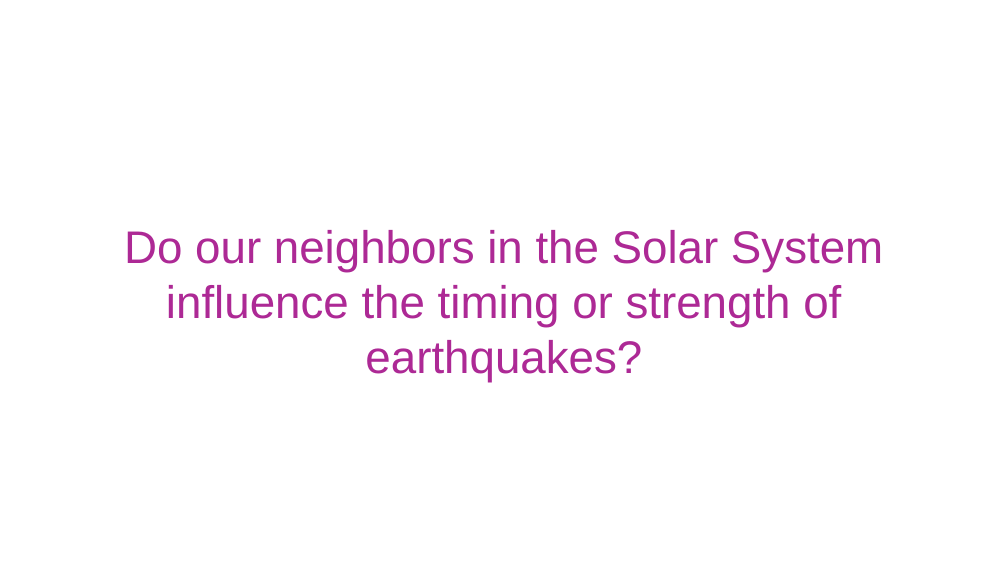
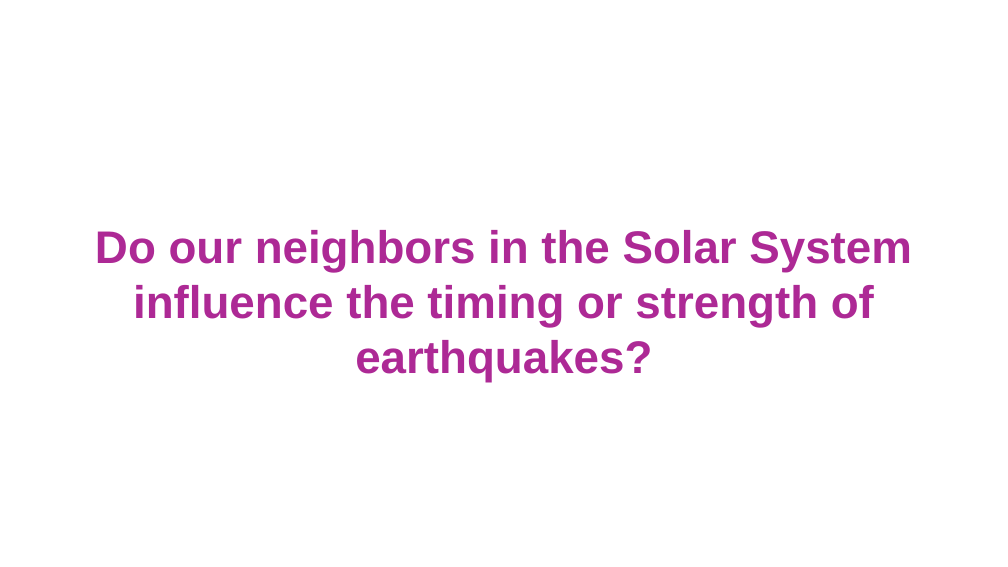
Before and after one commit to userCG86/DownToEarth, a slide deck: slide 1 of Presentation.pptx. Drawn at 1008x567 pixels with LibreOffice and Linux fonts; fonts in the diff are those of the drawing; background and template pictures are left out. Boxes give left, top, right and bottom in pixels: in the first picture for what was removed or moved away, otherwise in the second. Text is boxed around its words. In the diff, an @@ line names an element or a change of style, - is before the commit and + after.

```diff
--- a/Presentation.pptx
+++ b/Presentation.pptx
@@ text at bbox=[95, 230, 912, 382]: bold on in "Do our neighbors in the Solar System ..." @@
```
Also in this commit, not shown: 4 other slides changed.
